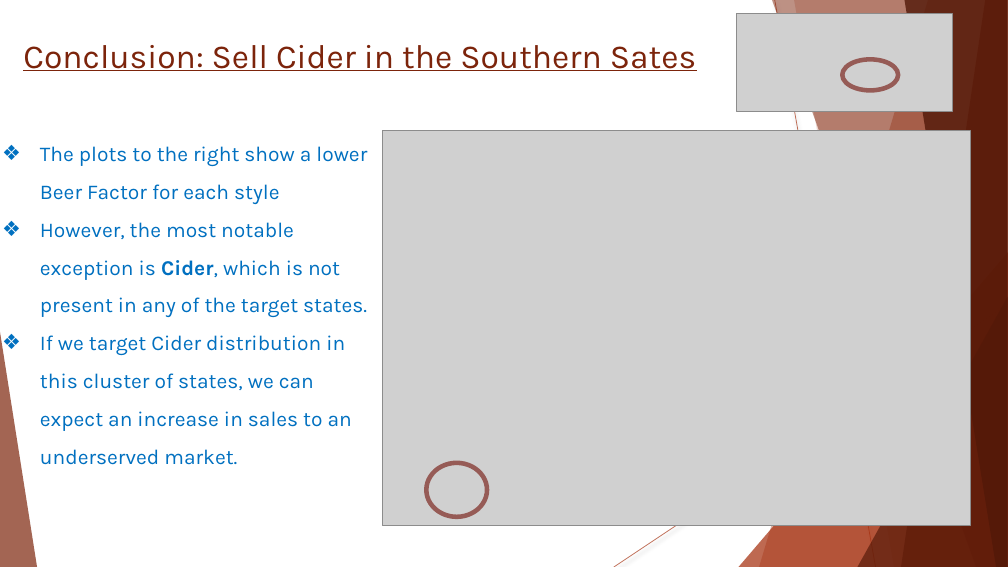
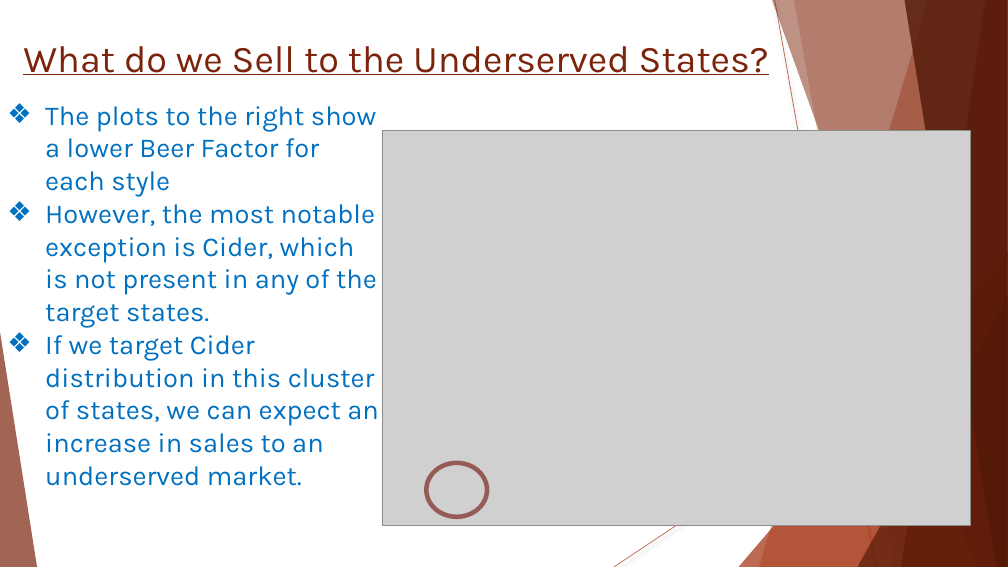
Before and after one commit to Wu-Sophia/BeerAnalysis, a slide deck: slide 17 of DataDynamos_BeerMarketingPresentation.pptx. Drawn at 1008x567 pixels with LibreOffice and Linux fonts; fonts in the diff are those of the drawing; grey boxes stand for pictures. Boxes give left, top, right and bottom in pixels: in the first picture for what was removed or moved away, otherwise in the second. Text is boxed around its words. In the diff, an @@ line names an element or a change of style, - is before the commit and + after.

```diff
--- a/DataDynamos_BeerMarketingPresentation.pptx
+++ b/DataDynamos_BeerMarketingPresentation.pptx
@@ picture removed at <box>737,13,952,111</box> @@
@@ title at <box>23,46,769,75</box>: text changed; size 32 to 36 pt @@
-Conclusion: Sell Cider in the Southern Sates
+What do we Sell to the Underserved States?
@@ ellipse removed at <box>842,59,898,90</box> @@
@@ text "The plots to the right ...": place and size @@
-text "The plots to the right ..." at <box>40,146,367,465</box>
+text "The plots to the right ..." at <box>45,106,378,486</box>
@@ text "The plots to the right ..." at <box>45,106,378,486</box>: size 20 to 26 pt; bold off in "Cider,"; line spacing 1.5 to 1 @@
```
Also in this commit, not shown: 9 other slides changed.
